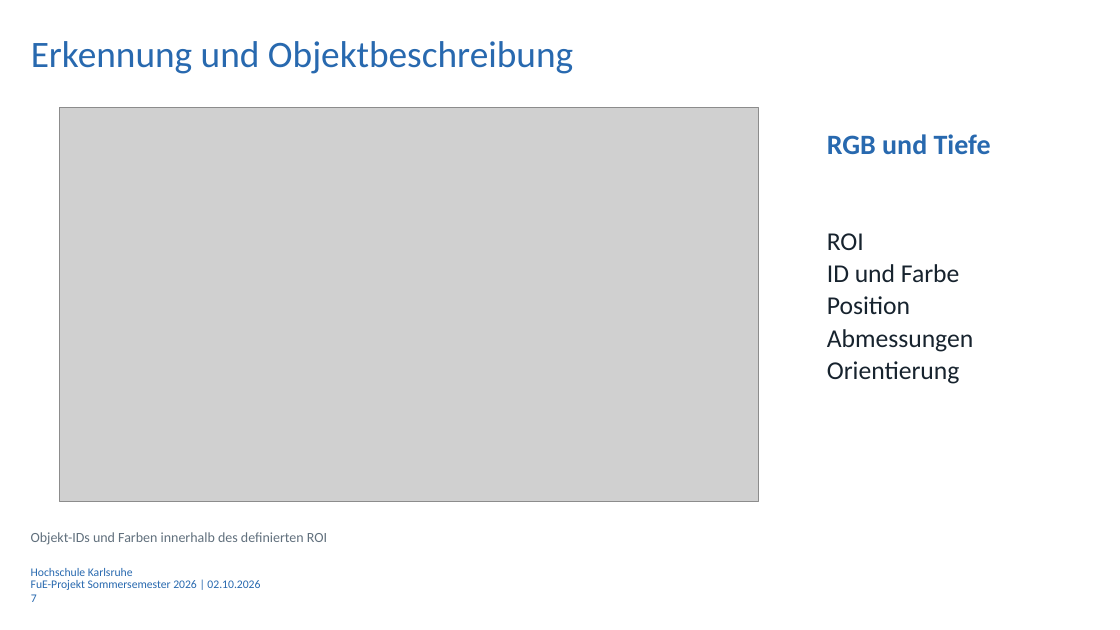
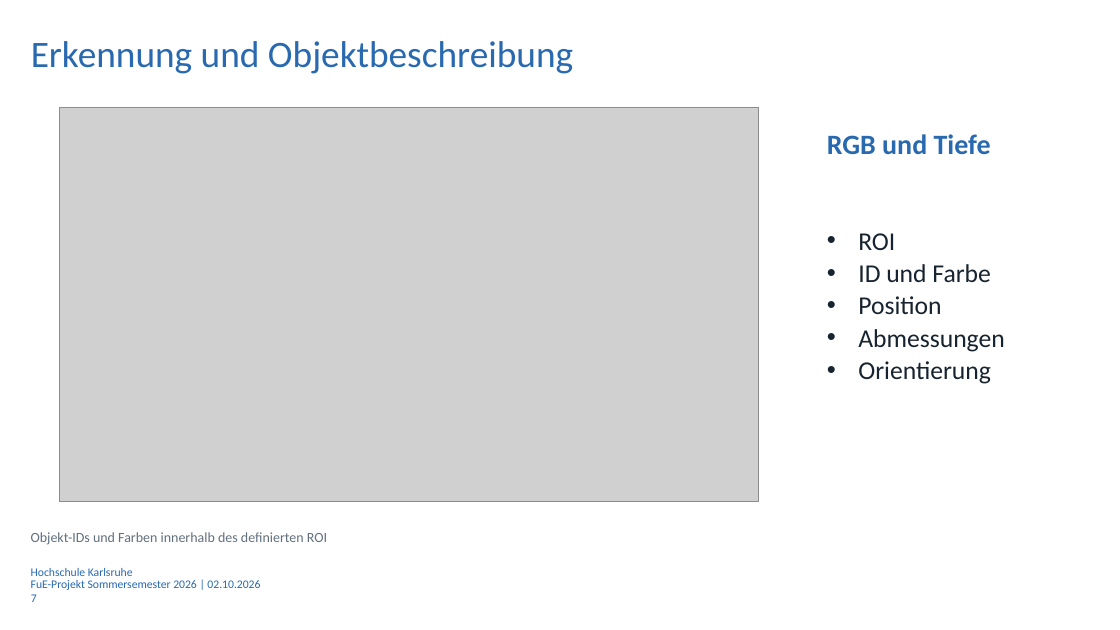
Before and after one commit to Luze212/roboter_tetris, a slide deck: slide 7 of Projektbericht/Presentation/Abschlussprasentation_RoboterTetris_V01_3.pptx. Drawn at 1120x630 pixels with LibreOffice and Linux fonts; fonts in the diff are those of the drawing; grey boxes stand for pictures; background and template pictures are left out. Boxes give left, top, right and bottom in pixels: in the first picture for what was removed or moved away, otherwise in the second. Text is boxed around its words. In the diff, an @@ line names an element or a change of style, - is before the commit and + after.

```diff
--- a/Projektbericht/Presentation/Abschlussprasentation_RoboterTetris_V01_3.pptx
+++ b/Projektbericht/Presentation/Abschlussprasentation_RoboterTetris_V01_3.pptx
@@ text "ROI" at [858, 233, 1004, 384]: bullet none to • @@
```
Also in this commit, not shown: 10 other slides changed, 2 slides added, 3 other files.
